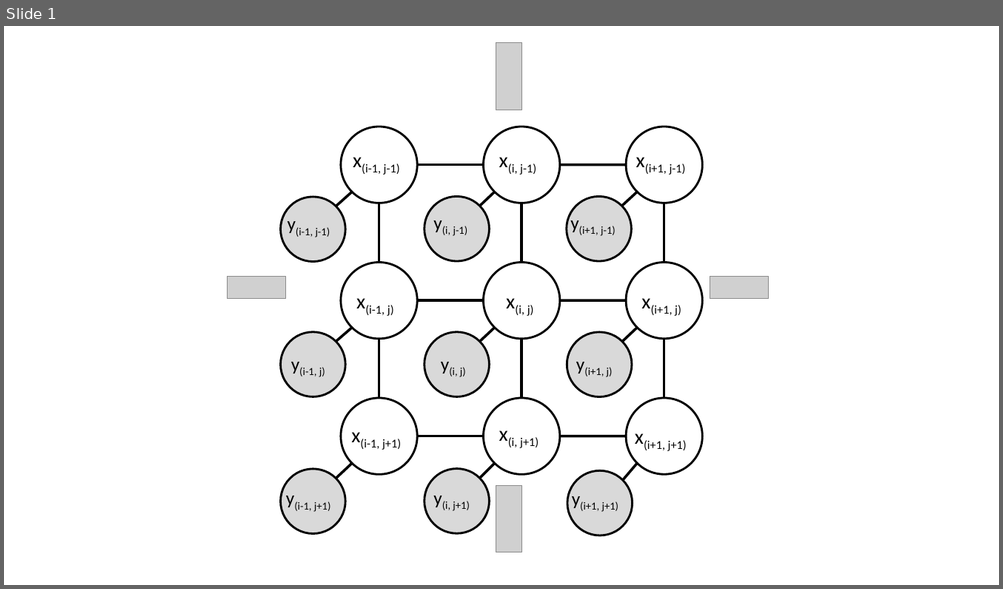
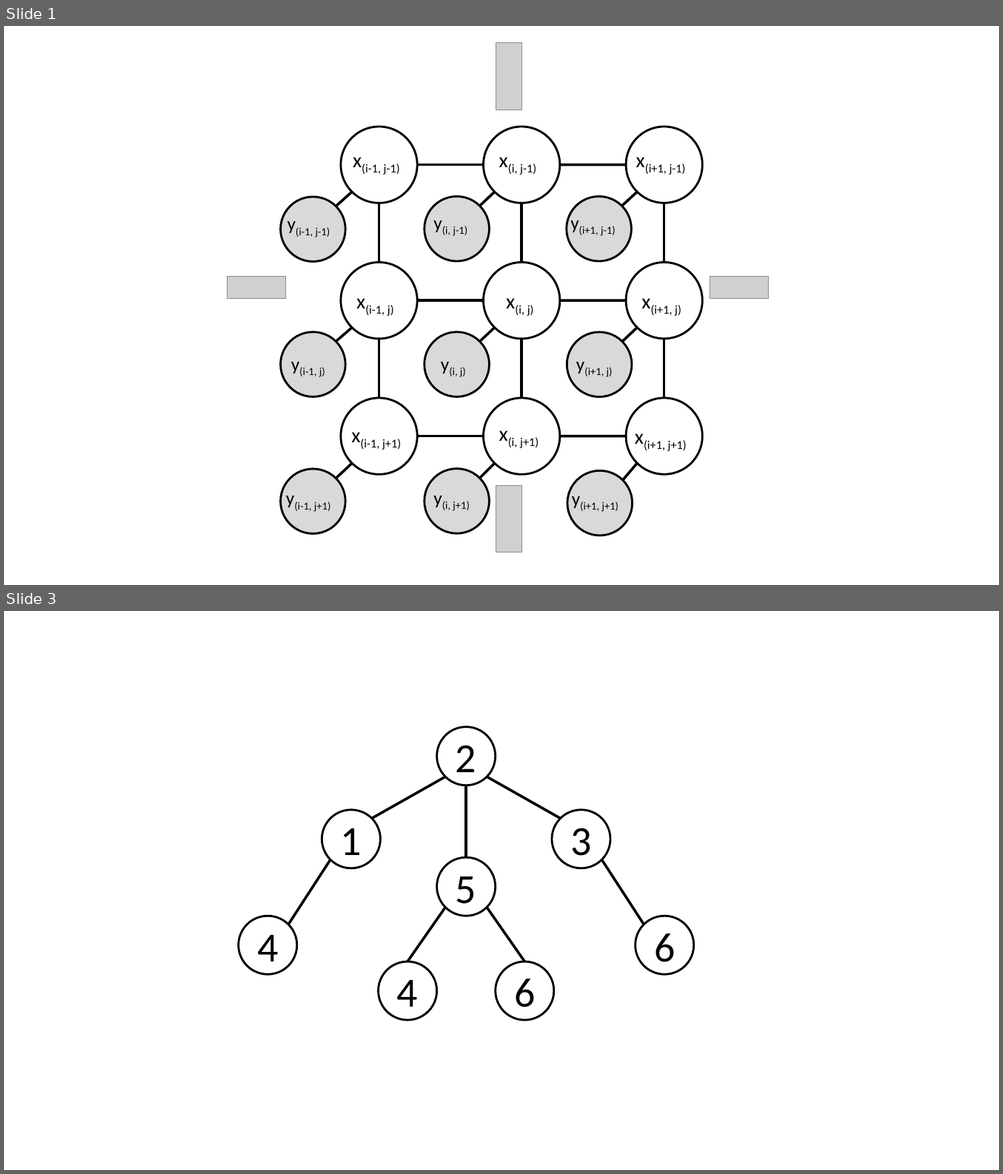
Before and after one commit to hongzimao/6.438, a slide deck: ps5/figures.pptx. Shown one above the other, each under a label of ours: slide 1 before the commit, slides 1 and 3 after it; the slides between them are not shown. The pictures are 1003x589 and 1003x1174 pixels, drawn with LibreOffice and Linux fonts; fonts in the diff are those of the drawing; grey boxes stand for pictures. Boxes give left, top, right and bottom in pixels: in the first picture for what was removed or moved away, otherwise in the second. Text is boxed around its words. In the diff, an @@ line names an element or a change of style, - is before the commit and + after.

```diff
--- a/ps5/figures.pptx
+++ b/ps5/figures.pptx
@@ slide 3 added at [4, 611, 999, 1170], background #FFFFFF @@
@@ ellipse added at [437, 726, 495, 785], outline #000000 2 pt, 40 pt, text #000000 @@
+2
@@ line added from (445, 777) to (372, 818), #000000 2.5 pt @@
@@ line added from (466, 786) to (466, 858), #000000 2.5 pt @@
@@ line added from (486, 777) to (560, 818), #000000 2.5 pt @@
@@ ellipse added at [322, 810, 380, 869], outline #000000 2 pt, 40 pt, text #000000 @@
+1
@@ ellipse added at [552, 810, 610, 869], outline #000000 2 pt, 40 pt, text #000000 @@
+3
@@ line added from (330, 860) to (288, 924), #000000 2.5 pt @@
@@ ellipse added at [437, 858, 495, 916], outline #000000 2 pt, 40 pt, text #000000 @@
+5
@@ line added from (602, 860) to (643, 924), #000000 2.5 pt @@
@@ ellipse added at [239, 916, 296, 974], outline #000000 2 pt, 40 pt, text #000000 @@
+4
@@ line added from (445, 907) to (407, 962), #000000 2.5 pt @@
@@ line added from (486, 907) to (525, 962), #000000 2.5 pt @@
@@ ellipse added at [635, 916, 694, 974], outline #000000 2 pt, 40 pt, text #000000 @@
+6
@@ ellipse added at [378, 962, 437, 1020], outline #000000 2 pt, 40 pt, text #000000 @@
+4
@@ ellipse added at [495, 962, 553, 1020], outline #000000 2 pt, 40 pt, text #000000 @@
+6
```
Also in this commit, not shown: 3 other slides added, 5 other files.
